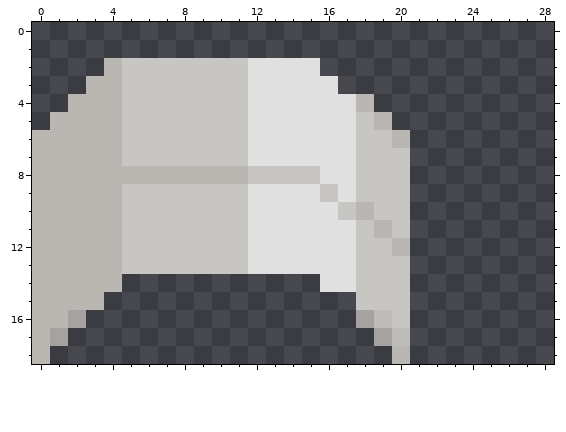
Edited in one commit: pixel-art sprite (html/img/tube-top-right.png). Above: the version before the commit.
The file is 87x57 pixels, drawn in blocks of 3x3; one block is one cell here. Colours within 5 levels of each other are drawn and written as one.
New version:
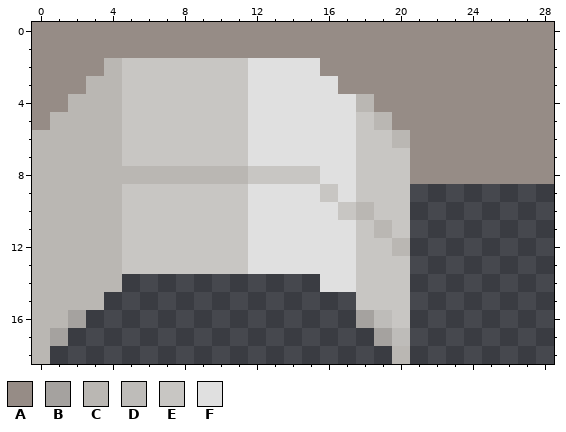
Palette (. is transparent): A #968c86  B #a5a29f  C #bab7b3  D #bebcb9  E #c8c6c3  F #e0e0e0
Commit message: add new top tubes with walls
Changes in this commit:
@@ x 0..28 @@
- 0 .............................
- 1 .............................
- 2 ....CEEEEEEEFFFF.............
- 3 ...CCEEEEEEEFFFFF............
- 4 ..CCCEEEEEEEFFFFFFC..........
- 5 .CCCCEEEEEEEFFFFFFEC.........
- 6 CCCCCEEEEEEEFFFFFFEEC........
- 7 CCCCCEEEEEEEFFFFFFEEE........
- 8 CCCCCCCCCCCCEEEEFFEEE........
+ 0 AAAAAAAAAAAAAAAAAAAAAAAAAAAAA
+ 1 AAAAAAAAAAAAAAAAAAAAAAAAAAAAA
+ 2 AAAACEEEEEEEFFFFAAAAAAAAAAAAA
+ 3 AAACCEEEEEEEFFFFFAAAAAAAAAAAA
+ 4 AACCCEEEEEEEFFFFFFCAAAAAAAAAA
+ 5 ACCCCEEEEEEEFFFFFFECAAAAAAAAA
+ 6 CCCCCEEEEEEEFFFFFFEECAAAAAAAA
+ 7 CCCCCEEEEEEEFFFFFFEEEAAAAAAAA
+ 8 CCCCCCCCCCCCEEEEFFEEEAAAAAAAA
  9 CCCCCEEEEEEEFFFFEFEEE........
Changed places in both pictures, as pixel boxes (x1, y1, x2, y2):
added: (32, 22, 554, 184)
